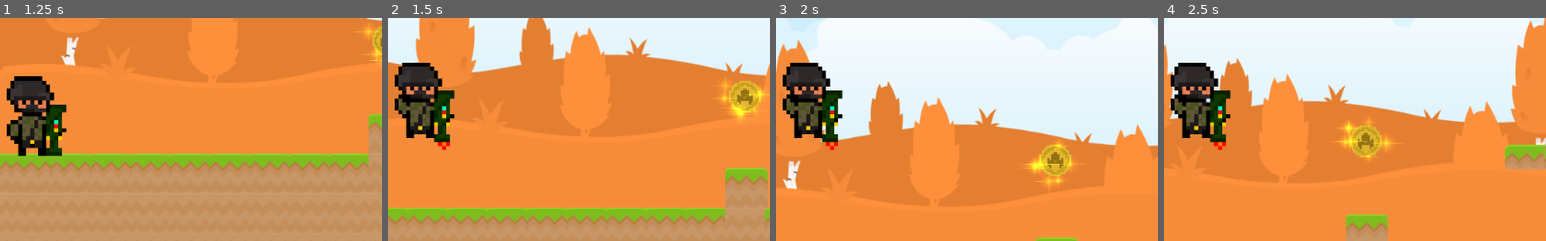
Above: before the commit, frames 1-4 (left to right).
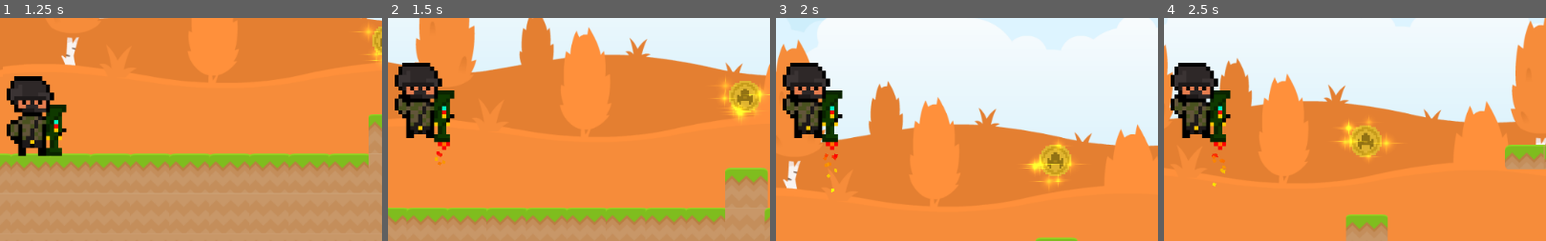
Above: after the commit, the same moments.

Repository: bsu-cs315/P2-ncbarber
Game: Godot game, scene res://src/Title.tscn
Two runs of this game, one before a commit and one after it. Both use one fixed random seed, a clock stepped at 60 frames per second and the inputs below.
Inputs:
- Up to frame 1 (1.25 s): click "Start Game" at 0.5 s
- Up to frame 2 (1.5 s): hold D (right) from 1.28 s (still down); hold Space (rocket_launch) from 1.28 s (still down)
- Up to frame 3 (2 s): keep holding D (right); keep holding Space (rocket_launch); tap W (jump) at 1.52, 1.55, 1.82 s
- Up to frame 4 (2.5 s): keep holding D (right); release Space (rocket_launch) at 2.03 s; tap W (jump) at 2.1, 2.27 s; tap Space (rocket_launch) at 2.3 s
The pictures show only the part of the screen within x 45-95%, y 42-92%; the shares and areas given below are measured in that part.

Frame 1 is identical in both runs. In frame 2, less than 0.1% of the frame differs, in the area x 12-15%, y 59-67%; in frame 3, 0.1%, in the area x 12-17%, y 60-79%; in frame 4, 0.1%.

Commit message:
Fire Particles added

Diff:
--- a/project/src/Character.gd
+++ b/project/src/Character.gd
@@ -4,6 +4,7 @@
 var jumpPower := -350
 var rocketJumpPower := -500
 var speed := 250
+var isFlipped := false
 var jumpped := false
 var rocketJumpped := false
 var velocity := Vector2()
@@ -42,30 +43,46 @@
 		$AnimatedSprite.animation = "jumping"
 		$AnimatedSprite.play()
 		$WalkingDirt.visible = false
+		$FireLauncherRight.visible = false
+		$FireLauncherLeft.visible = false
 
 	if Input.is_action_pressed("rocket_launch"):
 		$AnimatedSprite.animation = "rocket"
 		$AnimatedSprite.play()
 		$WalkingDirt.visible = false
+		if isFlipped:
+			$FireLauncherLeft.visible = true
+		else:
+			$FireLauncherRight.visible = true
 
 	if Input.is_action_pressed("right") and is_on_floor():
 		$AnimatedSprite.animation = "walking"
 		$AnimatedSprite.play()
 		$AnimatedSprite.flip_h = false
+		isFlipped = false
 		$WalkingDirt.visible = true
+		$FireLauncherRight.visible = false
+		$FireLauncherLeft.visible = false
 
 	if Input.is_action_pressed("left") and is_on_floor():
 		$AnimatedSprite.animation = "walking"
 		$AnimatedSprite.play()
 		$AnimatedSprite.flip_h = true
+		isFlipped = true
 		$WalkingDirt.visible = true
+		$FireLauncherRight.visible = false
+		$FireLauncherLeft.visible = false
 
 	if velocity.x == 0 and is_on_floor():
 		$AnimatedSprite.animation = "idle"
 		$AnimatedSprite.play()
 		$WalkingDirt.visible = false
+		$FireLauncherRight.visible = false
+		$FireLauncherLeft.visible = false
 
 	if Input.is_action_pressed("down") and is_on_floor() and velocity.x == 0:
 		$AnimatedSprite.animation = "ducking"
 		$AnimatedSprite.play()
 		$WalkingDirt.visible = false
+		$FireLauncherRight.visible = false
+		$FireLauncherLeft.visible = false
--- a/project/src/Character.tscn
+++ b/project/src/Character.tscn
@@ -13,8 +13,7 @@
 [ext_resource path="res://assets/rocket_jump/RocketJump3.png" type="Texture" id=11]
 
 [sub_resource type="Gradient" id=1]
-offsets = PoolRealArray( 0, 0.452297 )
-colors = PoolColorArray( 0.171875, 1, 0, 1, 0.644531, 0.441935, 0.125885, 1 )
+colors = PoolColorArray( 1, 0, 0, 1, 0.97168, 1, 0, 1 )
 
 [sub_resource type="GradientTexture" id=2]
 gradient = SubResource( 1 )
@@ -22,7 +21,7 @@
 [sub_resource type="ParticlesMaterial" id=3]
 lifetime_randomness = 0.5
 emission_shape = 2
-emission_box_extents = Vector3( 6, 1, 1 )
+emission_box_extents = Vector3( 2, 1, 1 )
 flag_disable_z = true
 gravity = Vector3( 0, 98, 0 )
 orbit_velocity = 0.0
@@ -30,6 +29,22 @@
 angle = 360.0
 angle_random = 1.0
 color_ramp = SubResource( 2 )
+
+[sub_resource type="Gradient" id=6]
+offsets = PoolRealArray( 0, 0.434629 )
+colors = PoolColorArray( 0.171875, 1, 0, 1, 0.5625, 0.342773, 0, 1 )
+
+[sub_resource type="GradientTexture" id=7]
+gradient = SubResource( 6 )
+
+[sub_resource type="ParticlesMaterial" id=8]
+emission_shape = 2
+emission_box_extents = Vector3( 6, 1, 1 )
+flag_disable_z = true
+gravity = Vector3( 0, 98, 0 )
+orbit_velocity = 0.0
+orbit_velocity_random = 0.0
+color_ramp = SubResource( 7 )
 
 [sub_resource type="SpriteFrames" id=4]
 animations = [ {
@@ -65,12 +80,26 @@
 [node name="Character" type="KinematicBody2D"]
 script = ExtResource( 4 )
 
+[node name="FireLauncherRight" type="Particles2D" parent="."]
+position = Vector2( 28.0958, 65.2574 )
+scale = Vector2( 5, 5 )
+amount = 15
+lifetime = 0.5
+process_material = SubResource( 3 )
+
+[node name="FireLauncherLeft" type="Particles2D" parent="."]
+position = Vector2( -37.6651, 65.2575 )
+scale = Vector2( 5, 5 )
+amount = 15
+lifetime = 0.5
+process_material = SubResource( 3 )
+
 [node name="WalkingDirt" type="Particles2D" parent="."]
 position = Vector2( 1.93285, 61.7219 )
 scale = Vector2( 5, 5 )
 amount = 15
 lifetime = 0.5
-process_material = SubResource( 3 )
+process_material = SubResource( 8 )
 
 [node name="AnimatedSprite" type="AnimatedSprite" parent="."]
 position = Vector2( -1.7803, 1.77881 )
Not shown: 1 places in project/src/Character.tscn that only renumber resources
